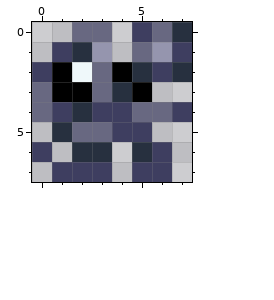
Pixel-art sprite -- Assets/Textures/BeamAddons/ChargeBeam/Tile.png. Above: the version before the commit.
The file is 16x16 pixels, drawn in blocks of 2x2; one block is one cell here.
Now the later version:
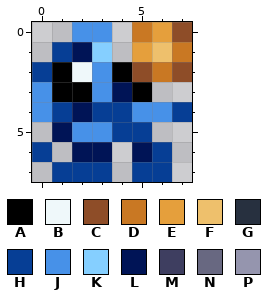
Palette (. is transparent): A #000000  B #eff8fa  C #8e4d28  D #c97823  E #e59f3c  F #eec06c  G #27303f  H #063e95  J #4791e8  K #85cfff  L #001456  M #3e3e60  N #686881  P #9595ae
Difference:
Changed rows in their new state; - is an unchanged pixel.
first column x 0:
0 --JJ-DEC
1 -HLK-EFD
2 H--J-CDC
3 J--JL---
4 JHLHHJJH
5 -LJJHH--
6 H-LL-LH-
7 -HHH-HH-
